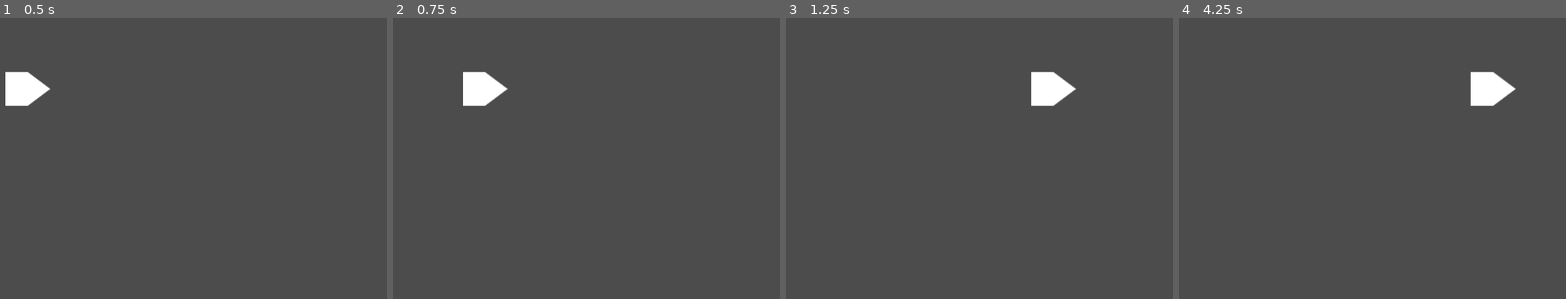
Above: before the commit, frames 1-4 (left to right).
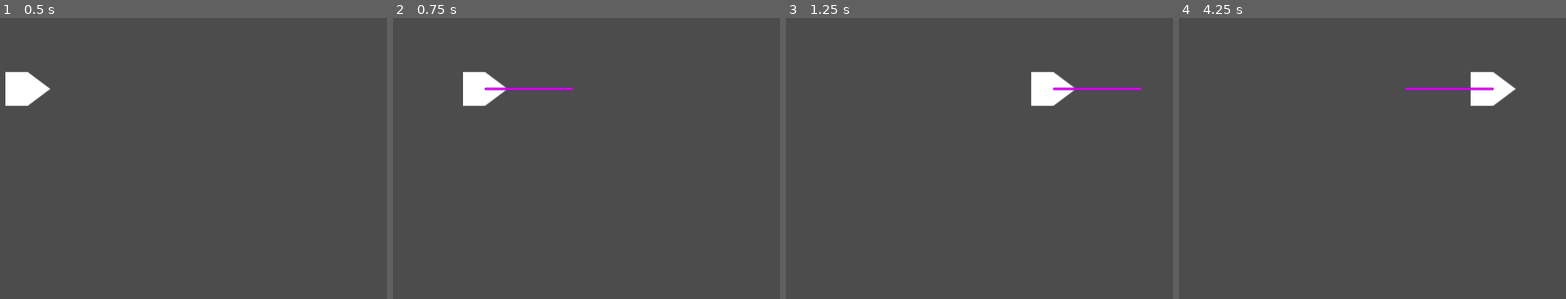
Above: after the commit, the same moments.

Repository: cdrch/trans-rep-jam-2022
Game: Godot game, scene res://game_manager.tscn
The game is run twice, just before and just after one commit, with the same random seed, the same clock (stepped at 60 frames per second) and the same inputs.
Inputs:
- Up to frame 1 (0.5 s): no input
- Up to frame 2 (0.75 s): tap Enter at 0.5 s; hold Right (ui_right) from 0.53 s (still down); hold Space (fire) from 0.53 s (still down)
- Up to frame 3 (1.25 s): keep holding Right (ui_right); keep holding Space (fire)
- Up to frame 4 (4.25 s): release Right (ui_right) at 1.28 s; release Space (fire) at 1.28 s; hold Down (ui_down) 1.28-2.03 s; tap V at 1.35, 2.85 s; hold Right (ui_right) 2.03-2.78 s; hold Space (fire) 2.03-2.78 s; hold Up (ui_up) 2.78-3.53 s; tap Enter at 3.5 s; hold Left (ui_left) from 3.53 s (still down); hold Space (fire) from 3.53 s (still down)

Frame 1 is identical in both runs. In frame 2, 0.3% of the frame differs, in the area x 23-47%, y 24-26%; in frame 3, 0.3%, in the area x 68-93%, y 24-26%; in frame 4, 0.3%.

Commit message:
Add custom debug prefab for checking velocity

Diff:
--- /dev/null
+++ b/debug_prefabs/vector_display_velocity_as_child.tscn
@@ -0,0 +1,6 @@
+[gd_scene load_steps=2 format=2]
+
+[ext_resource path="res://vector_display_velocity_as_child.gd" type="Script" id=1]
+
+[node name="VectorDisplayVelocityAsChild" type="Node2D"]
+script = ExtResource( 1 )
--- a/game_manager.tscn
+++ b/game_manager.tscn
@@ -1,9 +1,10 @@
-[gd_scene load_steps=5 format=2]
+[gd_scene load_steps=6 format=2]
 
 [ext_resource path="res://art/prototype/arrow_ship.png" type="Texture" id=1]
 [ext_resource path="res://player_ship.gd" type="Script" id=2]
 [ext_resource path="res://game_camera.gd" type="Script" id=3]
 [ext_resource path="res://player_firing_point.gd" type="Script" id=4]
+[ext_resource path="res://debug_prefabs/vector_display_velocity_as_child.tscn" type="PackedScene" id=5]
 
 [node name="Game Manager" type="Node"]
 
@@ -22,6 +23,8 @@
 [node name="PlayerFiringPoint" type="Node2D" parent="Level/PlayerShip"]
 script = ExtResource( 4 )
 
+[node name="VectorDisplayVelocityAsChild" parent="Level/PlayerShip" instance=ExtResource( 5 )]
+
 [node name="Camera2D" type="Camera2D" parent="." groups=["camera"]]
 current = true
 script = ExtResource( 3 )
--- /dev/null
+++ b/vector_display_velocity_as_child.gd
@@ -0,0 +1,9 @@
+extends "res://addons/easy_velocity_vector_display/vectordisplay2D.gd"
+
+
+func _ready() -> void:
+	target_node = get_parent()
+	if not target_property or target_property == "":
+		target_property = "velocity"
+	if not vector_scale or vector_scale == 1.0:
+		vector_scale = 0.25
